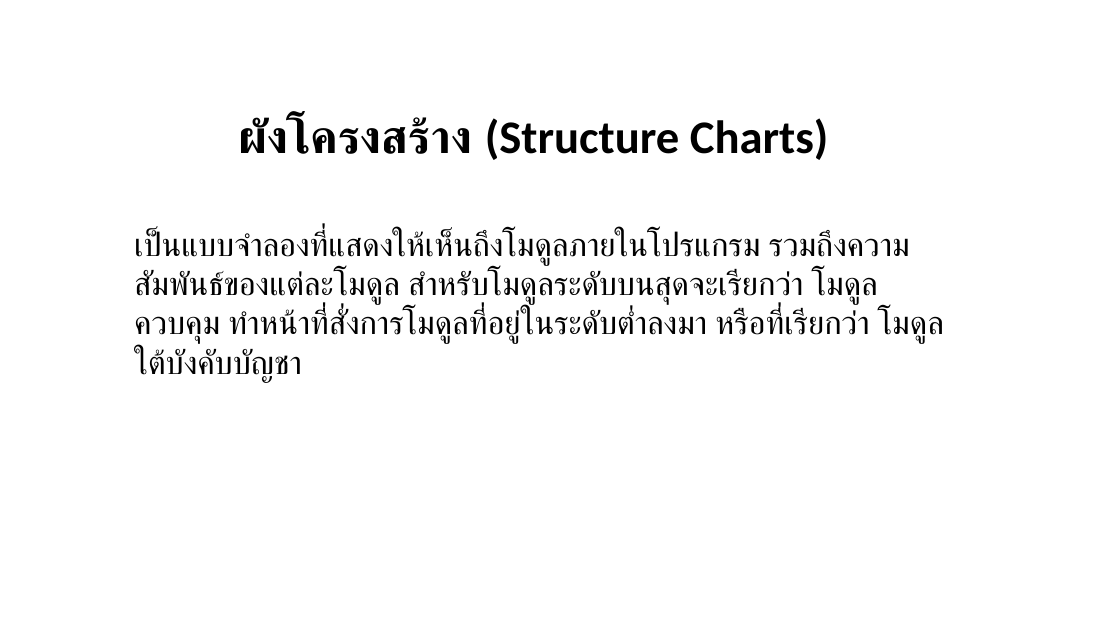
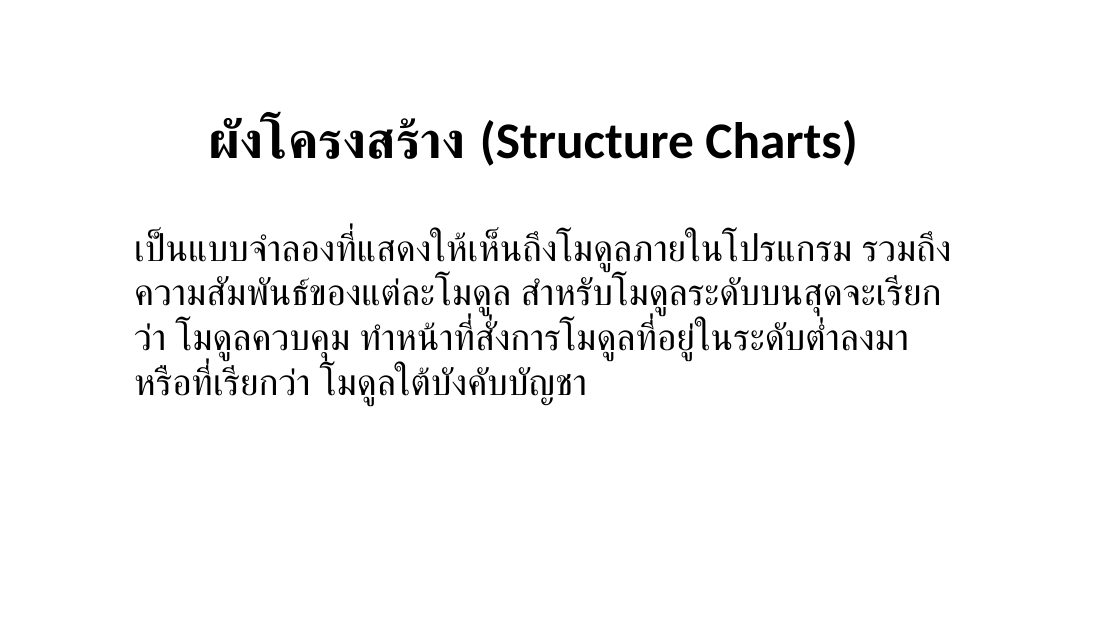
Before and after one commit to praew06/cpsc322_work, a slide deck: slide 7 of บทที่8.pptx (slide 6 before the commit). Drawn at 1120x630 pixels with LibreOffice and Linux fonts; fonts in the diff are those of the drawing; background and template pictures are left out. Boxes give left, top, right and bottom in pixels: in the first picture for what was removed or moved away, otherwise in the second. Text is boxed around its words. In the diff, an @@ line names an element or a change of style, - is before the commit and + after.

```diff
--- a/บทที่8.pptx
+++ b/บทที่8.pptx
@@ text "ผังโครงสร้าง (Structure Charts)" at <box>208,118,857,166</box>: size 40 to 44 pt @@
@@ text "เป็นแบบจำลองที่แสดงให้เห็นถึงโมดูลภายในโปรแกรม รวมถึงความสัม ..." at <box>134,231,952,406</box>: size 28 to 32 pt @@
```
Also in this commit, not shown: 6 other slides changed, 1 slide added, 1 other file.
